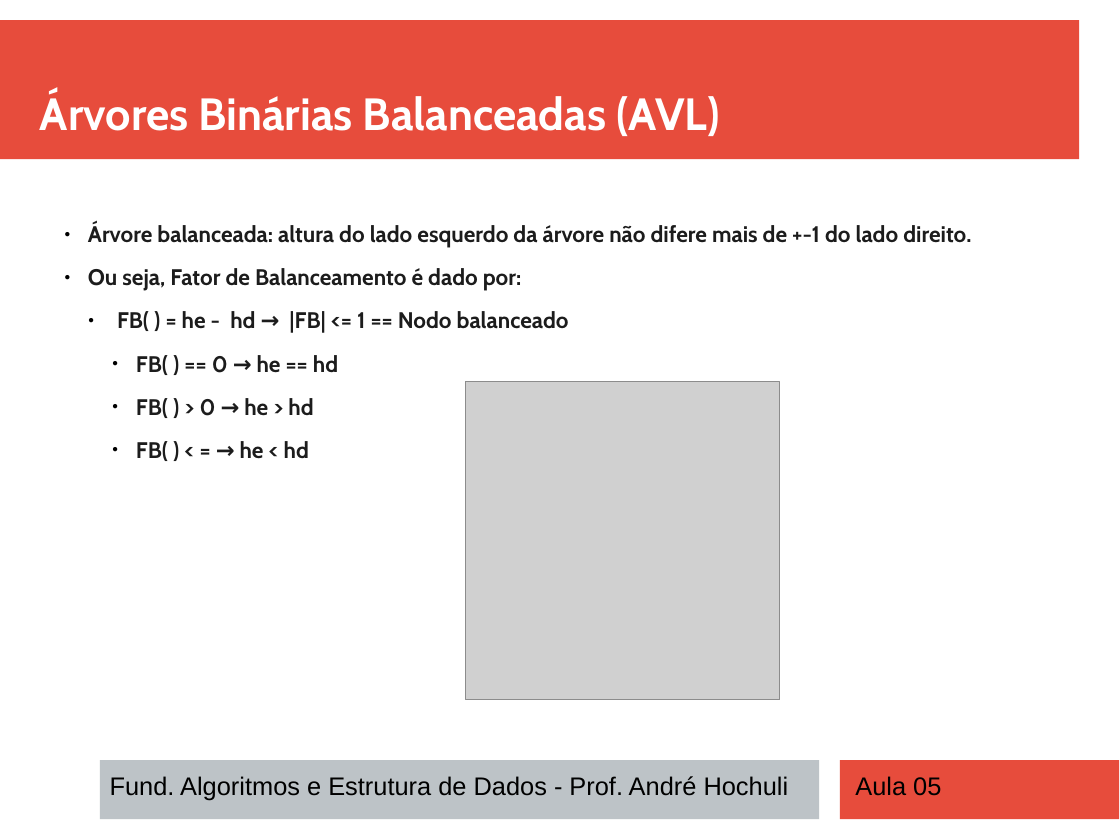
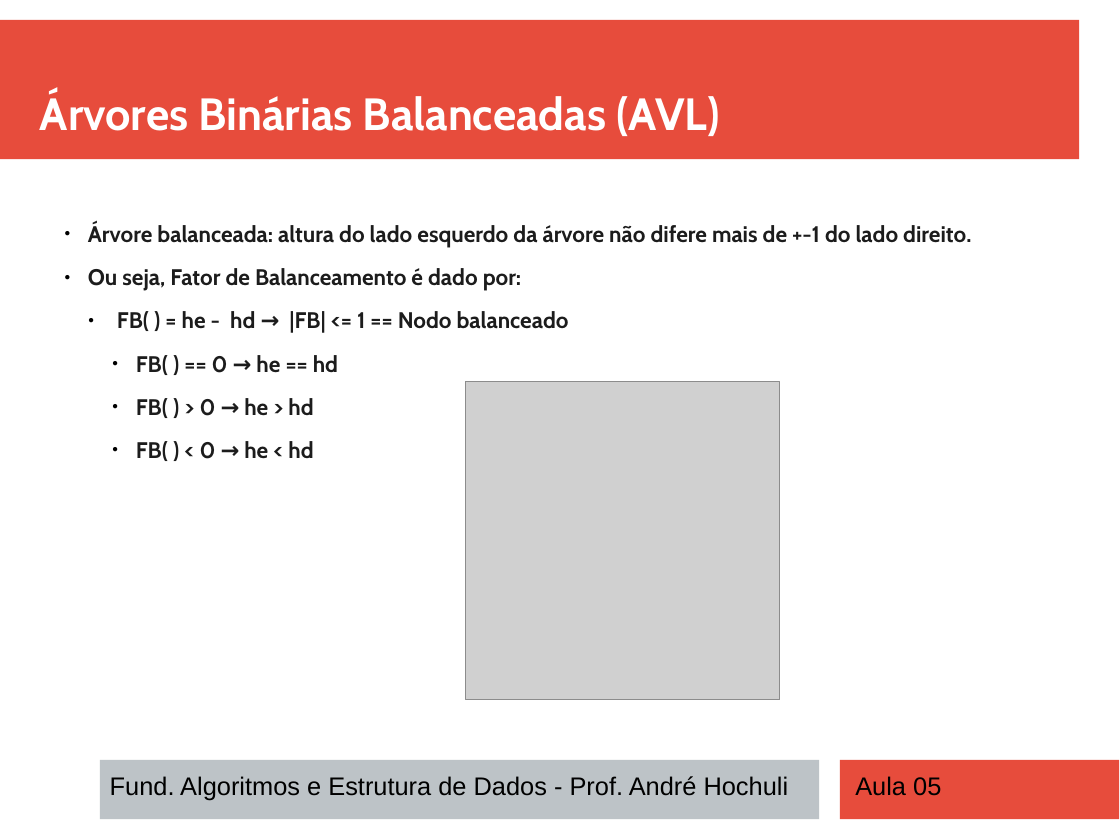
Before and after one commit to andrehochuli/teaching, a slide deck: slide 5 of DataStructuresAndAlgorithms/Aula 05 - Arvores Balanceadas (AVL)/Aula 05 - AVL Tree.pptx. Drawn at 1120x840 pixels with LibreOffice and Linux fonts; fonts in the diff are those of the drawing; grey boxes stand for pictures. Boxes give left, top, right and bottom in pixels: in the first picture for what was removed or moved away, otherwise in the second. Text is boxed around its words. In the diff, an @@ line names an element or a change of style, - is before the commit and + after.

```diff
--- a/DataStructuresAndAlgorithms/Aula 05 - Arvores Balanceadas (AVL)/Aula 05 - AVL Tree.pptx
+++ b/DataStructuresAndAlgorithms/Aula 05 - Arvores Balanceadas (AVL)/Aula 05 - AVL Tree.pptx
@@ text at [136, 441, 313, 461]: text changed @@
-      ● FB( ) < = → he < hd
+      ● FB( ) < 0 → he < hd
```
Also in this commit, not shown: 3 other slides changed.
